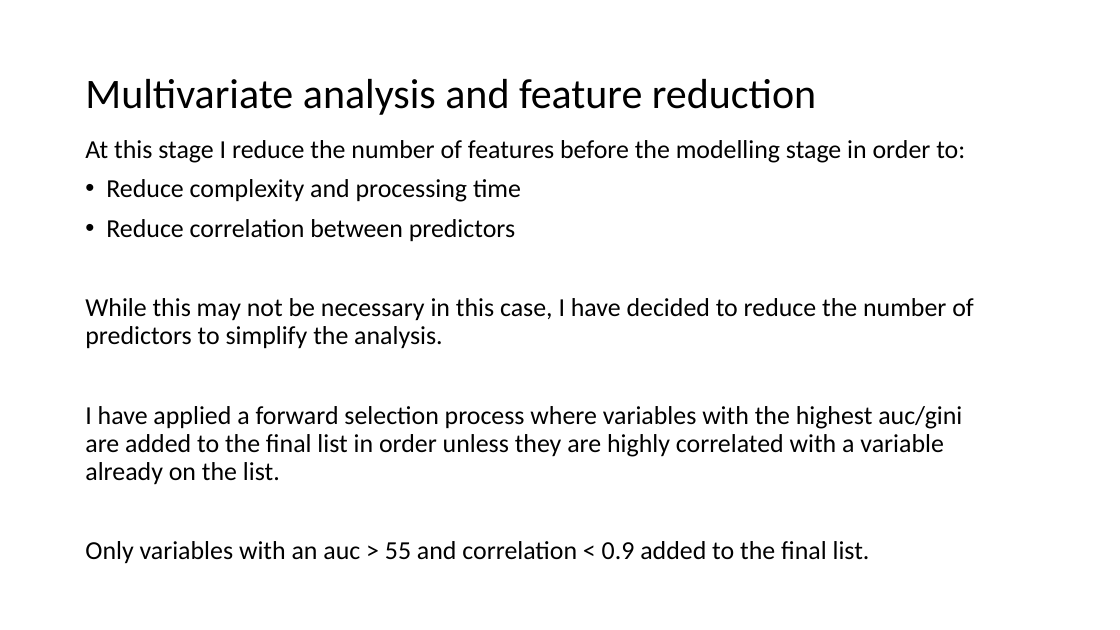
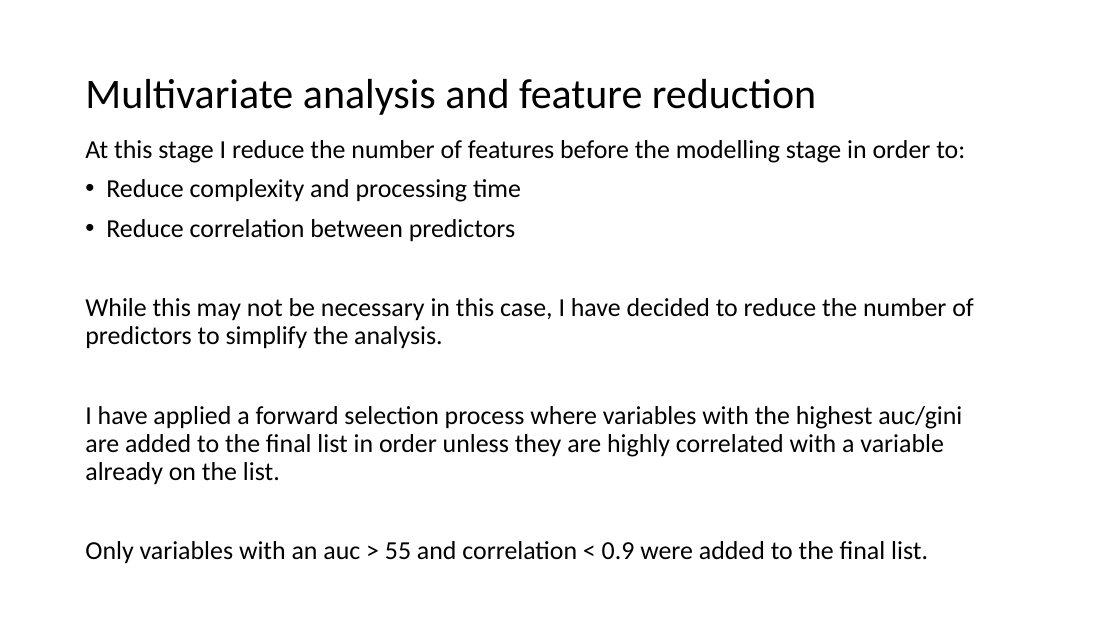
Before and after one commit to matthewjones-perth/givemesomecredit, a slide deck: slide 28 of Paidy Dataset Exercise.pptm. Drawn at 1120x630 pixels with LibreOffice and Linux fonts; fonts in the diff are those of the drawing. Boxes give left, top, right and bottom in pixels: in the first picture for what was removed or moved away, otherwise in the second. Text is boxed around its words. In the diff, an @@ line names an element or a change of style, - is before the commit and + after.

```diff
--- a/Paidy Dataset Exercise.pptm
+++ b/Paidy Dataset Exercise.pptm
@@ text at box(85, 541, 928, 564): text changed @@
-Only variables with an auc > 55 and correlation < 0.9 added to the final list.
+Only variables with an auc > 55 and correlation < 0.9 were added to the final list.
```
Also in this commit, not shown: 12 other slides changed.
